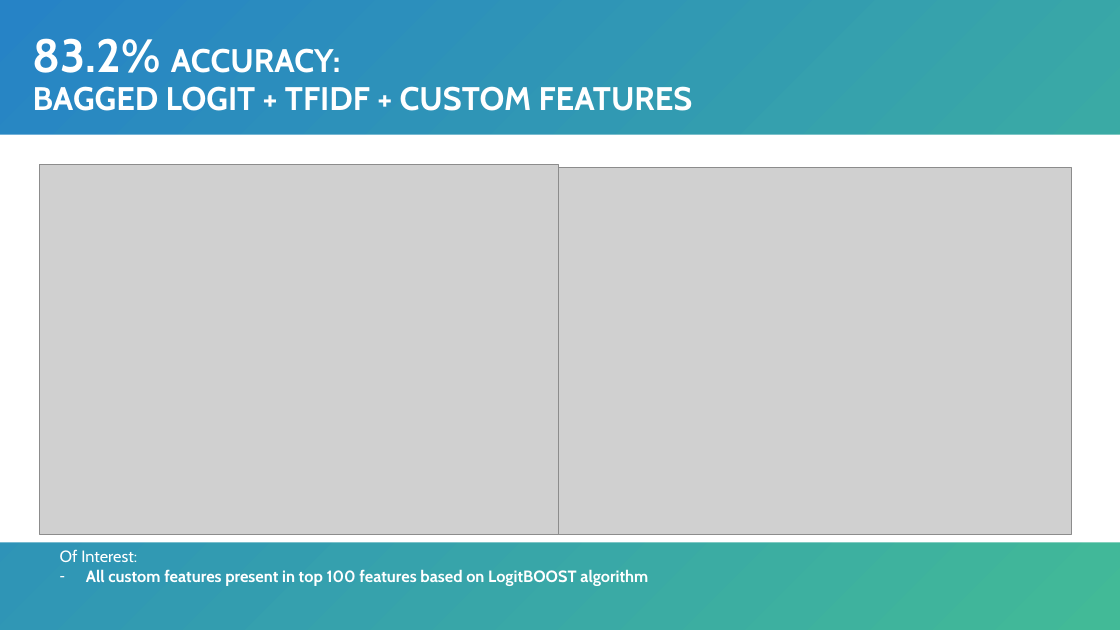
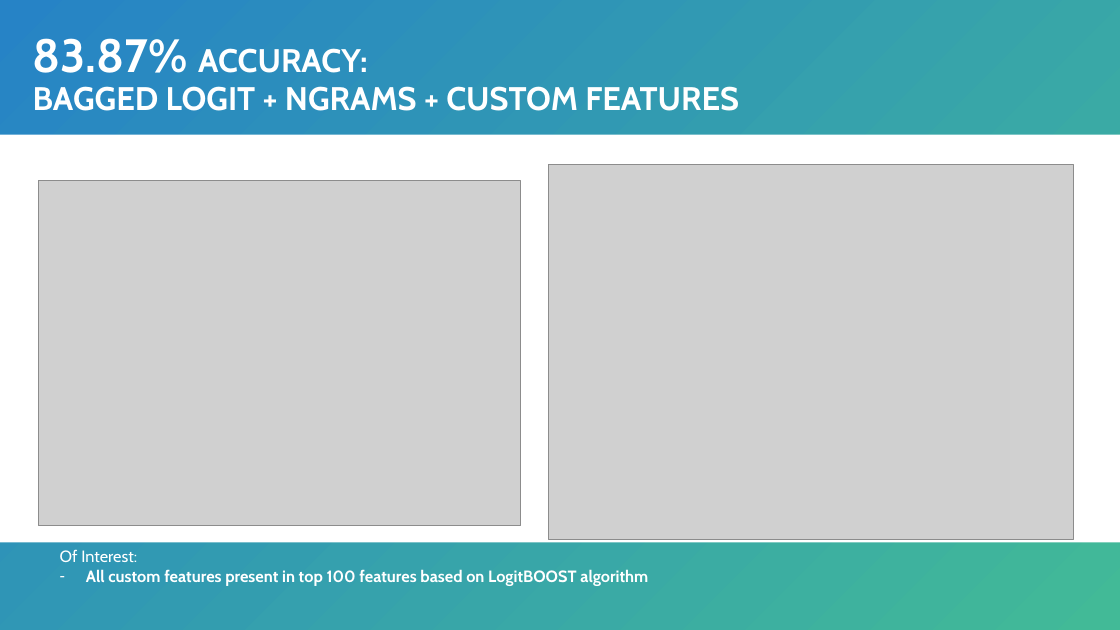
Before and after one commit to man-of-moose/masters_607, a slide deck: slide 9 of projects/final_project/final_presentation.pptx. Drawn at 1120x630 pixels with LibreOffice and Linux fonts; fonts in the diff are those of the drawing; grey boxes stand for pictures. Boxes give left, top, right and bottom in pixels: in the first picture for what was removed or moved away, otherwise in the second. Text is boxed around its words. In the diff, an @@ line names an element or a change of style, - is before the commit and + after.

```diff
--- a/projects/final_project/final_presentation.pptx
+++ b/projects/final_project/final_presentation.pptx
@@ title at bbox=[33, 38, 739, 111]: text changed @@
-83.2% ACCURACY:
-BAGGED LOGIT + TFIDF + CUSTOM FEATURES
+83.87% ACCURACY:
+BAGGED LOGIT + NGRAMS + CUSTOM FEATURES
@@ picture: place and size @@
-picture at bbox=[559, 168, 1072, 534]
+picture at bbox=[549, 165, 1074, 539]
@@ picture: place and size @@
-picture at bbox=[39, 165, 558, 535]
+picture at bbox=[38, 181, 521, 526]
```
Also in this commit, not shown: 4 other slides changed, 19 other files.
